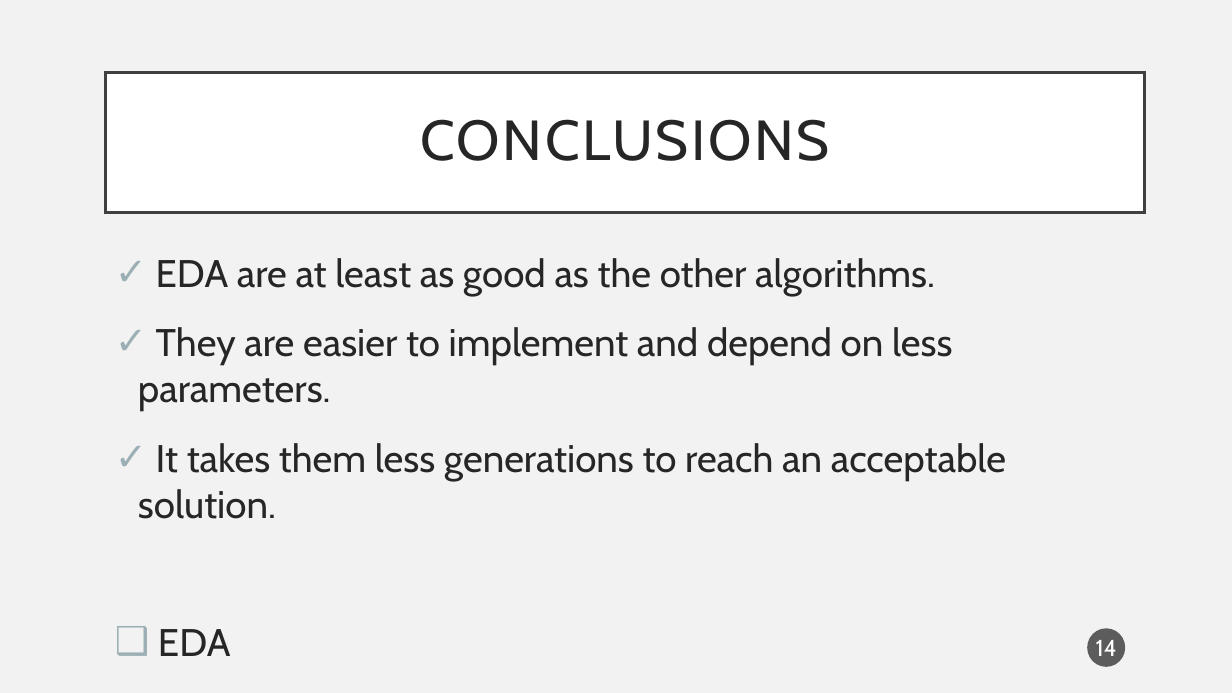
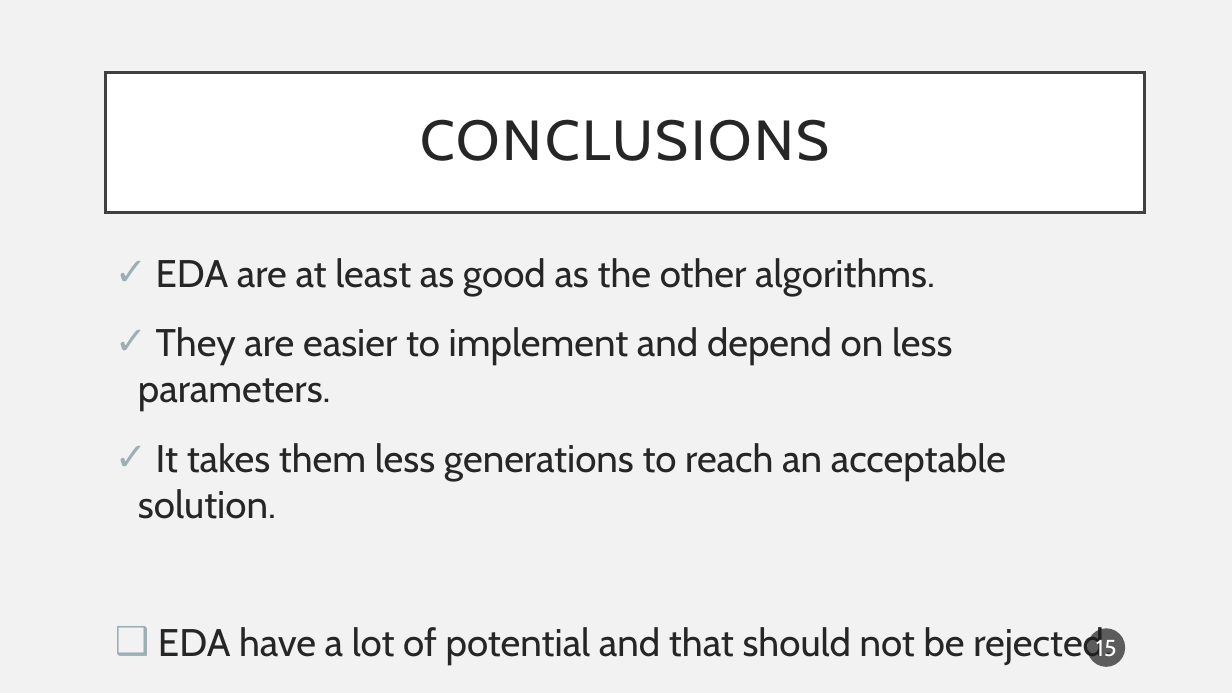
Before and after one commit to adriantiron/Licenta2019TironAdrian, a slide deck: slide 15 of EDA.pptx (slide 14 before the commit). Drawn at 1232x693 pixels with LibreOffice and Linux fonts; fonts in the diff are those of the drawing. Boxes give left, top, right and bottom in pixels: in the first picture for what was removed or moved away, otherwise in the second. Text is boxed around its words. In the diff, an @@ line names an element or a change of style, - is before the commit and + after.

```diff
--- a/EDA.pptx
+++ b/EDA.pptx
@@ text at [158,627,1112,666]: text changed @@
-❑ EDA
+❑ EDA have a lot of potential and that should not be rejected.
@@ page number at [1096,637,1117,657]: text changed @@
-14
+15
```
Also in this commit, not shown: 2 other slides changed, 1 slide added.
